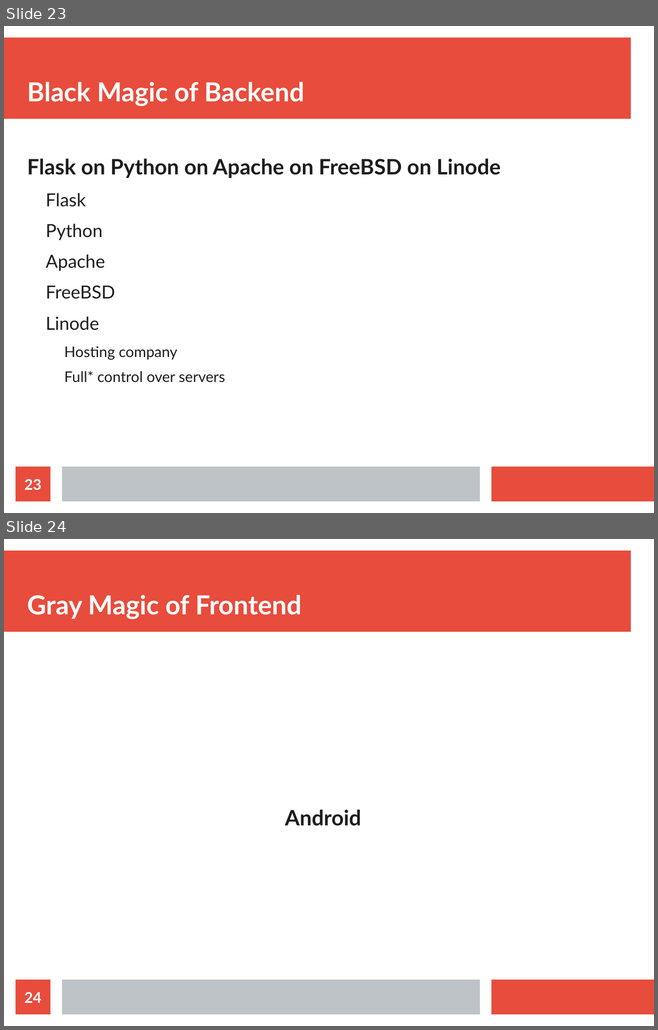
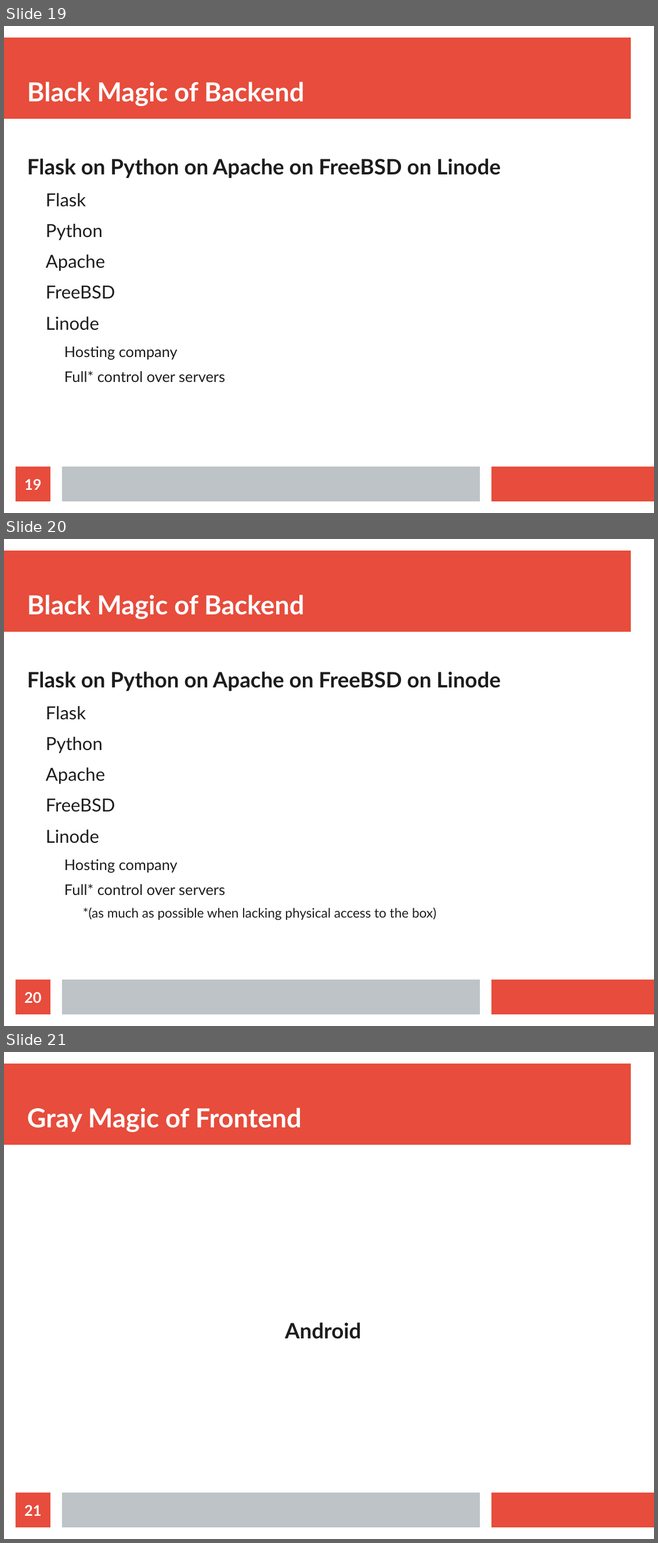
Before and after one commit to AbsolutelyLudicrous/cbus-2018, a slide deck: eventor.odp. Shown one above the other, each under a label of ours: slides 23 and 24 before the commit, slides 19, 20 and 21 after it. The pictures are 658x1030 and 658x1543 pixels, drawn with LibreOffice and Linux fonts; fonts in the diff are those of the drawing. Boxes give left, top, right and bottom in pixels: in the first picture for what was removed or moved away, otherwise in the second. Text is boxed around its words. In the diff, an @@ line names an element or a change of style, - is before the commit and + after.

```diff
--- a/eventor.odp
+++ b/eventor.odp
@@ slide 20 added at (4,539,654,1026), background #FFFFFF; not listed: 3 template elements that a slide beside it also shows @@
@@ title added at (27,595,304,619), 32 pt, text #FFFFFF, bold @@
+Black Magic of Backend
@@ text added at (27,671,500,920), 16 pt, text #1C1C1C @@
+Flask on Python on Apache on FreeBSD on Linode
+  Flask
+  Python
+  Apache
+  FreeBSD
+  Linode
+    Hosting company
+    Full* control over servers
+      *(as much as possible when lacking physical access to the box)
@@ page number added at (16,980,50,1015), fill #E74C3C, 18 pt, text #FFFFFF, bold @@
+20
@@ what was slide 23 is now slide 19 @@
@@ page number at (24,479,41,490): text changed @@
-23
+19
@@ what was slide 24 is now slide 21 @@
@@ page number at (24,1505,41,1516): text changed @@
-24
+21
```
Also in this commit, not shown: 4 slides changed, 2 other slides added, 4 slides removed.
